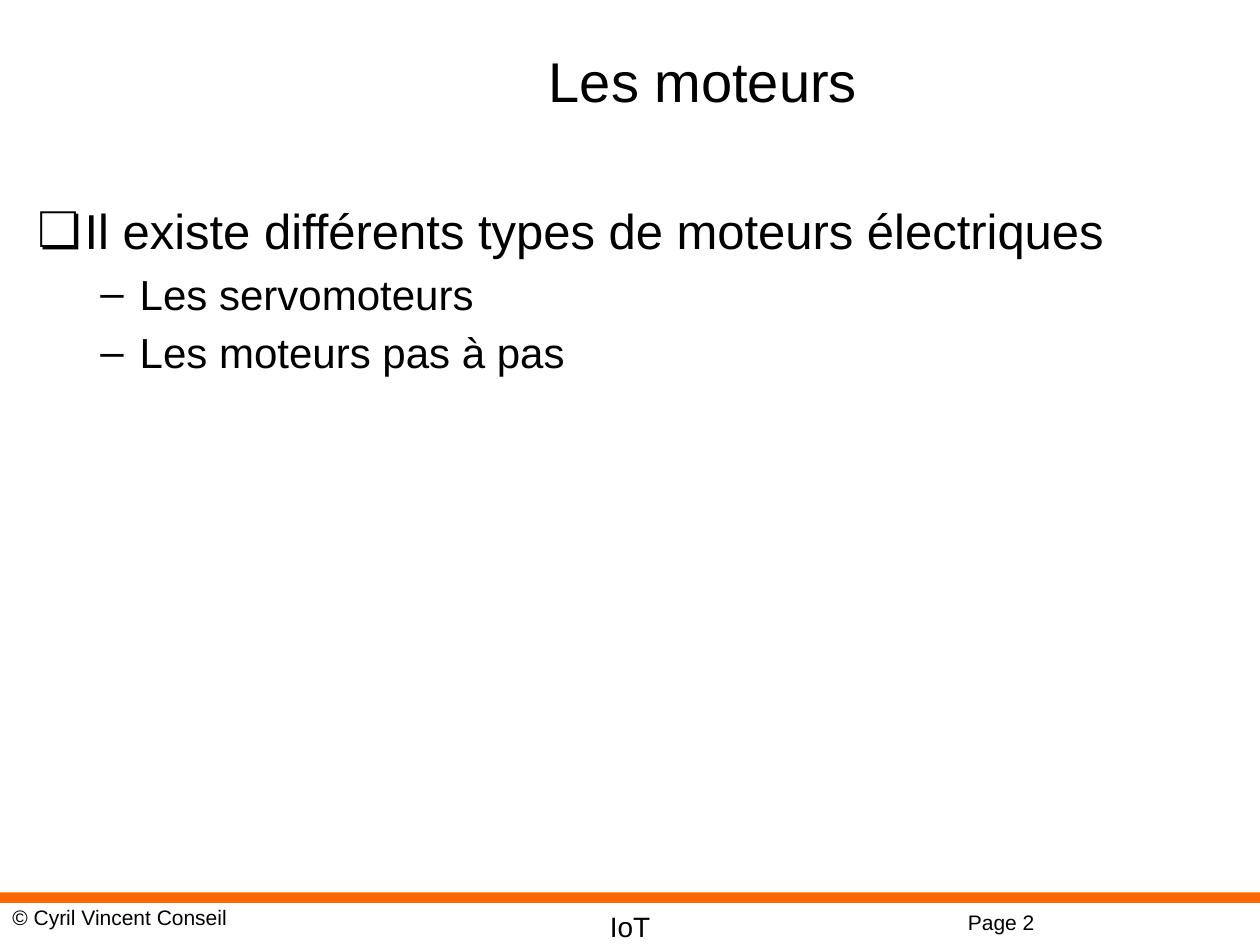
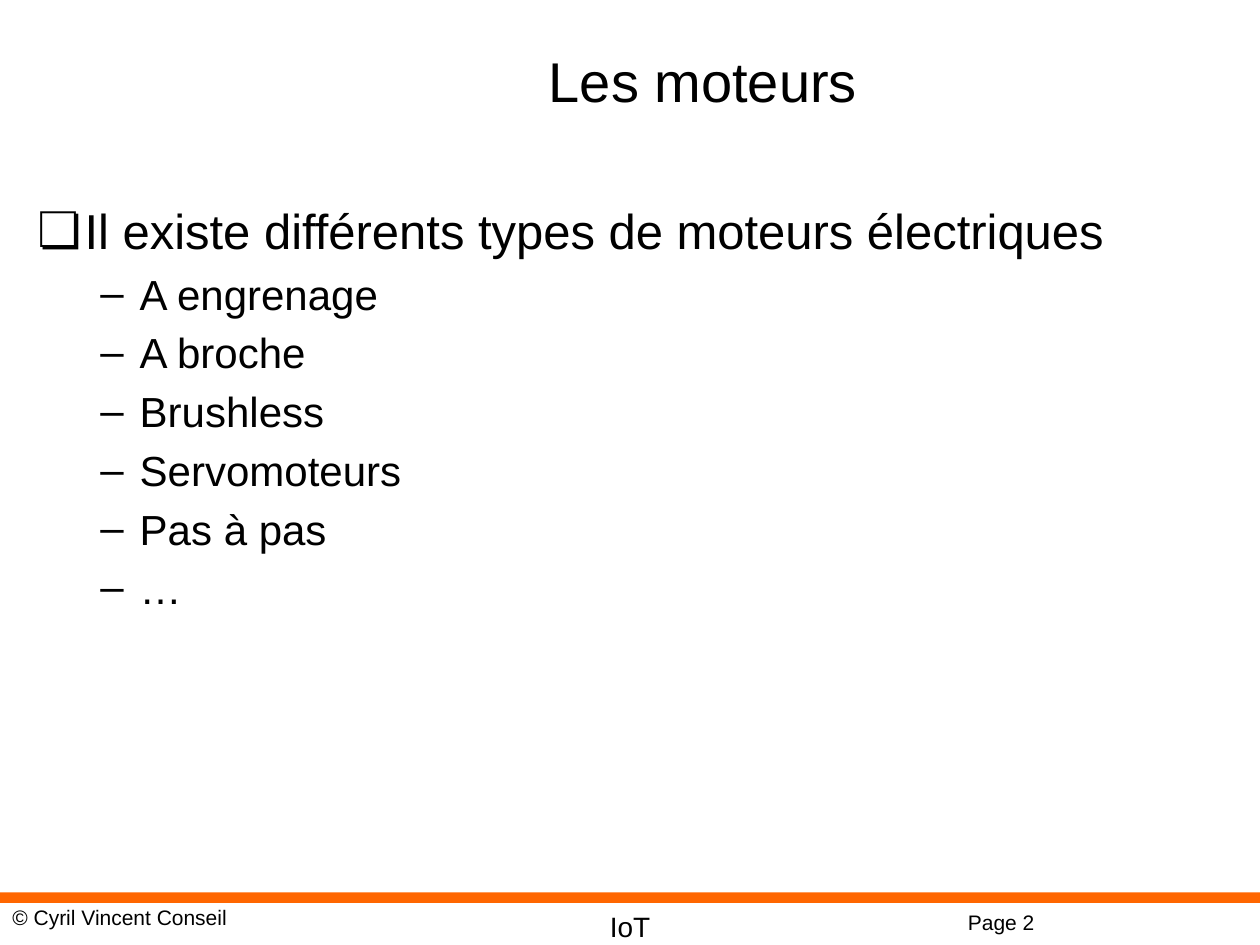
Before and after one commit to cyrilvincent/IoT, a slide deck: slide 2 of ppt/IoT28-Motors.pptx. Drawn at 1260x945 pixels with LibreOffice and Linux fonts; fonts in the diff are those of the drawing; background and template pictures are left out. Boxes give left, top, right and bottom in pixels: in the first picture for what was removed or moved away, otherwise in the second. Text is boxed around its words. In the diff, an @@ line names an element or a change of style, - is before the commit and + after.

```diff
--- a/ppt/IoT28-Motors.pptx
+++ b/ppt/IoT28-Motors.pptx
@@ text at bbox=[140, 281, 401, 553]: text changed @@
-  – Les servomoteurs
-  – Les moteurs pas à pas
+  – A engrenage
+  – A broche
+  – Brushless
+  – Servomoteurs
+  – Pas à pas
+  – …
```
Also in this commit, not shown: 1 slide added, 24 other files.
